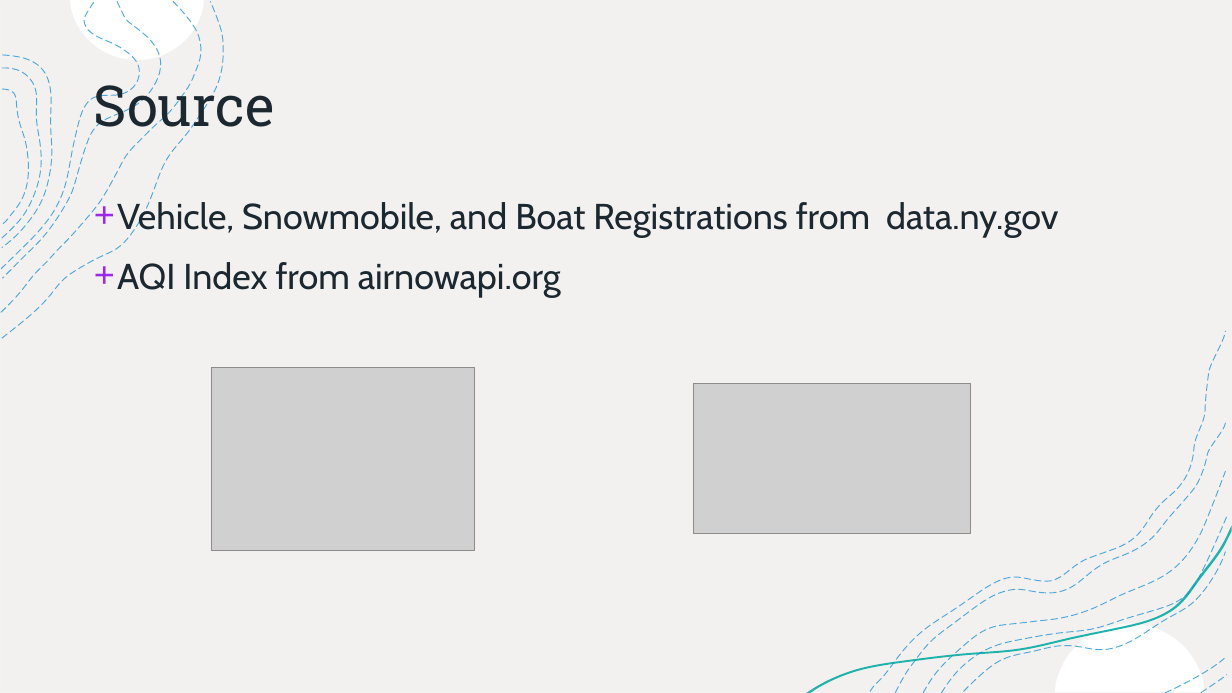
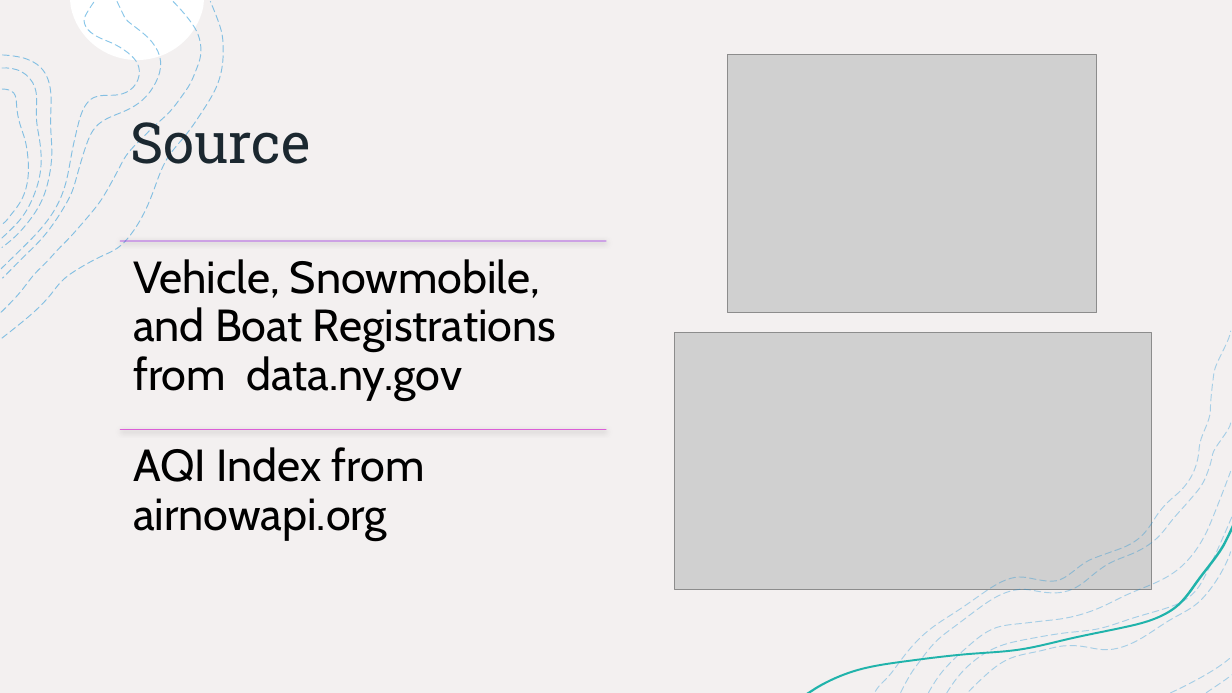
Before and after one commit to paloni-dotcom/Se7en, a slide deck: slide 5 of Presentation/AQI_Presentation.pptx. Drawn at 1232x693 pixels with LibreOffice and Linux fonts; fonts in the diff are those of the drawing; grey boxes stand for pictures. Boxes give left, top, right and bottom in pixels: in the first picture for what was removed or moved away, otherwise in the second. Text is boxed around its words. In the diff, an @@ line names an element or a change of style, - is before the commit and + after.

```diff
--- a/Presentation/AQI_Presentation.pptx
+++ b/Presentation/AQI_Presentation.pptx
@@ rectangle removed at (x1=0, y1=0, x2=1232, y2=693) @@
@@ rectangle added at (x1=0, y1=0, x2=1232, y2=693), fill #FFFFFF, outline #F2F2F2 1 pt @@
@@ rectangle added at (x1=0, y1=0, x2=1232, y2=693), fill #F3F0F0 @@
@@ freeform shape removed at (x1=70, y1=0, x2=204, y2=60) @@
@@ title "Source" moved from (x1=94, y1=74, x2=275, y2=139) to (x1=130, y1=111, x2=311, y2=176) @@
@@ picture resized from (x1=212, y1=367, x2=475, y2=551) to (x1=727, y1=55, x2=1097, y2=312) @@
@@ group removed at (x1=2, y1=2, x2=224, y2=338): 4 freeform shapes @@
@@ group added at (x1=1, y1=0, x2=224, y2=338): 8 freeform shapes @@
@@ text at (x1=117, y1=262, x2=561, y2=298): paragraph removed @@
-+ AQI Index from airnowapi.org
@@ text "Vehicle, Snowmobile, and Boat Registrations ..." moved from (x1=117, y1=202, x2=1058, y2=298) to (x1=133, y1=259, x2=556, y2=401) @@
@@ text "Vehicle, Snowmobile, and Boat Registrations ..." at (x1=133, y1=259, x2=556, y2=401): size 28 to 35 pt, text colour #1B2830 to #000000; bullet + to none; line spacing 1.1 to 0.9; more space between paragraphs @@
@@ line added from (120, 241) to (606, 241), #9D29E7 0.5 pt @@
@@ picture resized from (x1=693, y1=384, x2=970, y2=533) to (x1=675, y1=332, x2=1151, y2=590) @@
@@ freeform shape removed at (x1=871, y1=331, x2=1226, y2=691) @@
@@ line added from (120, 430) to (606, 430), #D517D0 0.5 pt @@
@@ text added at (x1=133, y1=447, x2=425, y2=541), 35 pt, text #000000 @@
+AQI Index from airnowapi.org
@@ group added at (x1=807, y1=331, x2=1232, y2=693): 8 freeform shapes @@
@@ freeform shape removed at (x1=964, y1=552, x2=1226, y2=691) @@
```
Also in this commit, not shown: 8 other slides changed, 1 slide added, 2 other files.
